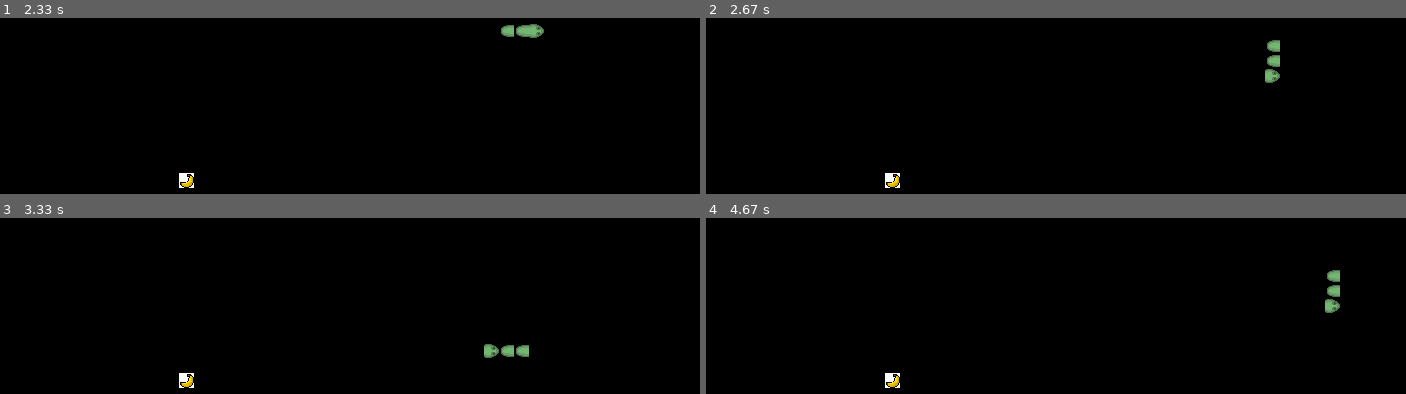
Above: before the commit, frames 1-4 (two rows, left to right).
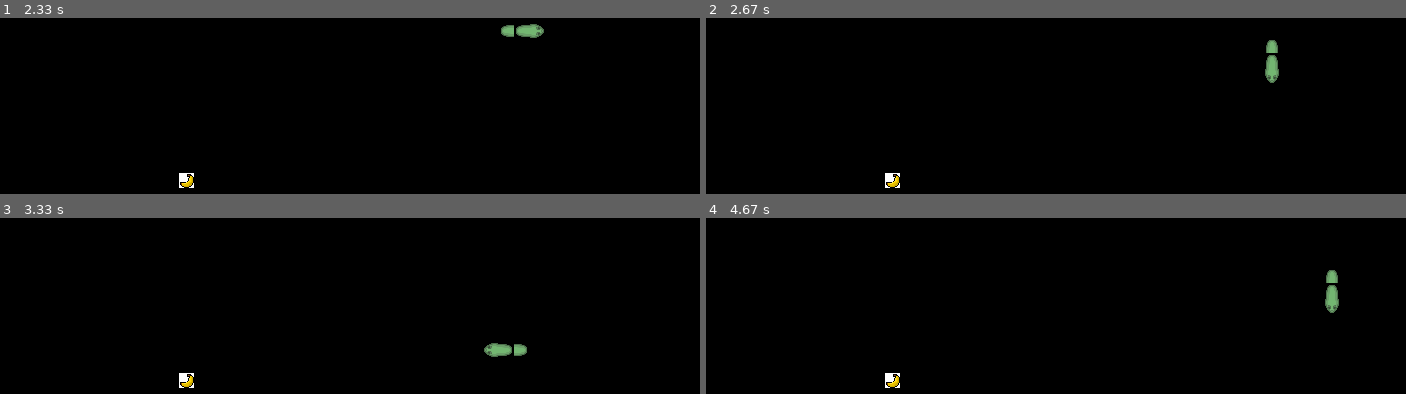
Above: after the commit, the same moments.

Repository: luciusvinicius/tpj_96123
Game: pygame game, started from p3 - snake/main.py
Same seed, same stepped clock (60 frames per second), same inputs: the game is played once before the commit and once after it.
Inputs:
- Up to frame 1 (2.33 s): hold D 0.33-0.8 s
- Up to frame 2 (2.67 s): hold S from 2.4 s (still down)
- Up to frame 3 (3.33 s): release S at 2.87 s; hold A 2.9-3.3 s
- Up to frame 4 (4.67 s): hold W 3.33-3.7 s; hold D 3.73-4.37 s; hold S from 4.4 s (still down)

Frame 1 is identical in both runs. In frame 2, 0.3% of the frame differs, in the area x 79-82%, y 12-37%; in frame 3, 0.3%, in the area x 69-76%, y 71-80%; in frame 4, 0.3%.

Commit message:
sprite rotation

Diff:
--- a/p3 - snake/BodyPart.py
+++ b/p3 - snake/BodyPart.py
@@ -1,6 +1,7 @@
 from typing import Tuple, overload
 from pygame import *
 from pygame.sprite import *
+import math
 
 IMG_URL = "./sprites/banana.jpg"
 
@@ -35,6 +36,13 @@
 
     def apply_scale(self, scale):
         self.image = transform.scale(self.base_image, (self.img_scale, self.img_scale))
+        angle_x = 0 if self.direction[0] >= 0 else 180
+        angle = - 90 * self.direction[1] + angle_x
+        print(f"angle: {angle}")
+        self.image = transform.rotate(self.image, angle)
+
+        # self.image = transform.rotate(self.image, 90)
+
 
     def set_sprite(self, sprite):
         self.base_image = transform.scale(sprite, (self.img_scale, self.img_scale))
